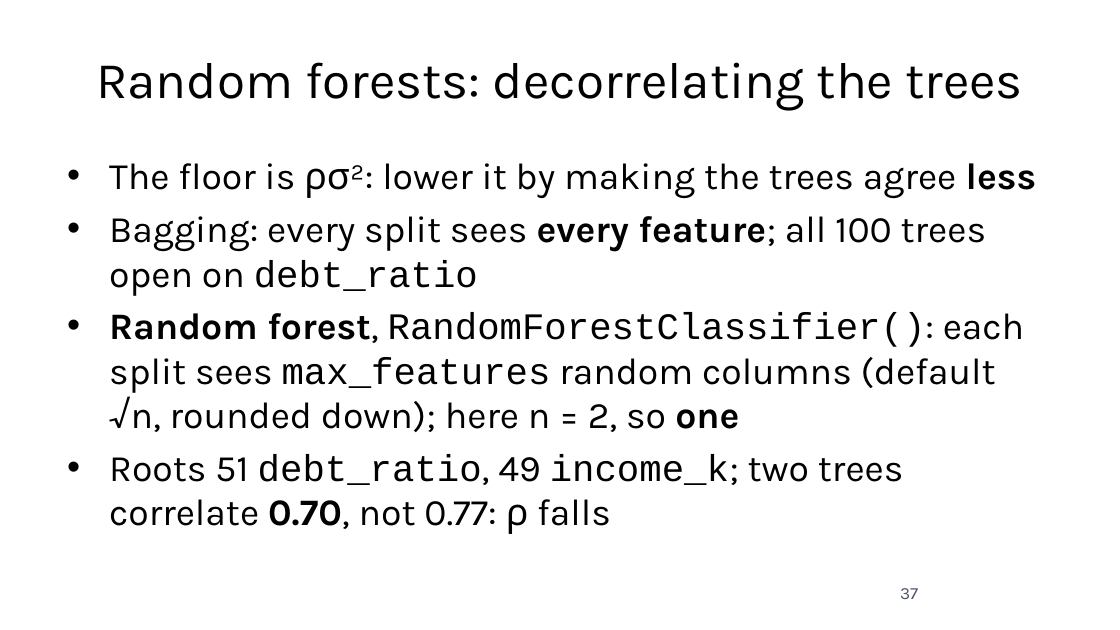
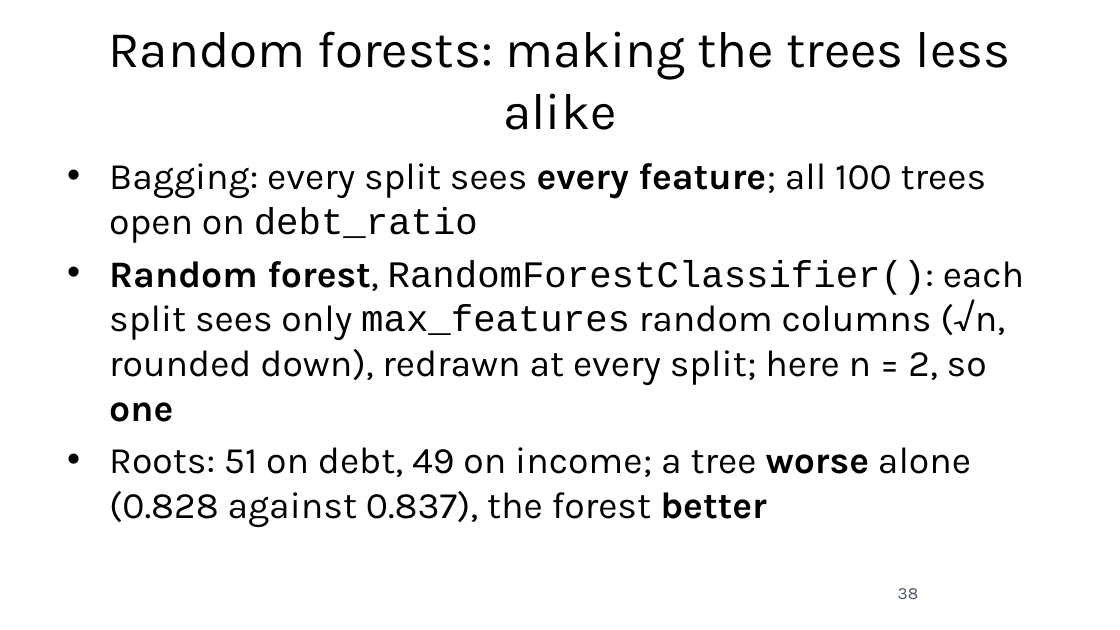
Before and after one commit to fabioantonini/technologies-for-artificial-intelligence, a slide deck: slide 38 of Lessons/07_trees_and_ensembles/Slides/trees_and_ensembles_slides.pptx (slide 37 before the commit). Drawn at 1120x630 pixels with LibreOffice and Linux fonts; fonts in the diff are those of the drawing; background and template pictures are left out. Boxes give left, top, right and bottom in pixels: in the first picture for what was removed or moved away, otherwise in the second. Text is boxed around its words. In the diff, an @@ line names an element or a change of style, - is before the commit and + after.

```diff
--- a/Lessons/07_trees_and_ensembles/Slides/trees_and_ensembles_slides.pptx
+++ b/Lessons/07_trees_and_ensembles/Slides/trees_and_ensembles_slides.pptx
@@ title at (108, 31, 1011, 130): text changed @@
-Random forests: decorrelating the trees
+Random forests: making the trees less alike
@@ text at (109, 163, 1037, 199): paragraph removed @@
-• The floor is ρσ²: lower it by making the trees agree less
@@ text at (109, 260, 1024, 528): text changed @@
-• Random forest, RandomForestClassifier(): each split sees max_features random columns (default √n, rounded down); here n = 2, so one
-• Roots 51 debt_ratio, 49 income_k; two trees correlate 0.70, not 0.77: ρ falls
+• Random forest, RandomForestClassifier(): each split sees only max_features random columns (√n, rounded down), redrawn at every split; here n = 2, so one
+• Roots: 51 on debt, 49 on income; a tree worse alone (0.828 against 0.837), the forest better
@@ page number at (898, 588, 919, 599): text changed @@
-37
+38
```
Also in this commit, not shown: 9 other slides changed, 3 slides added, 2 slides removed, 17 other files.
